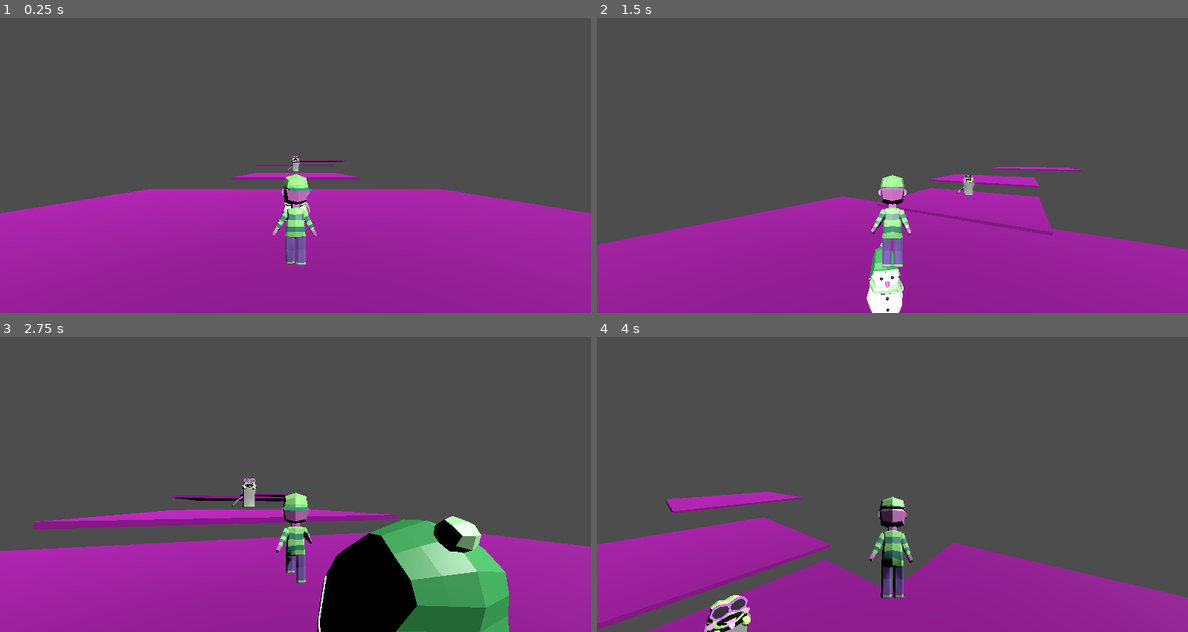
Above: before the commit, frames 1-4 (two rows, left to right).
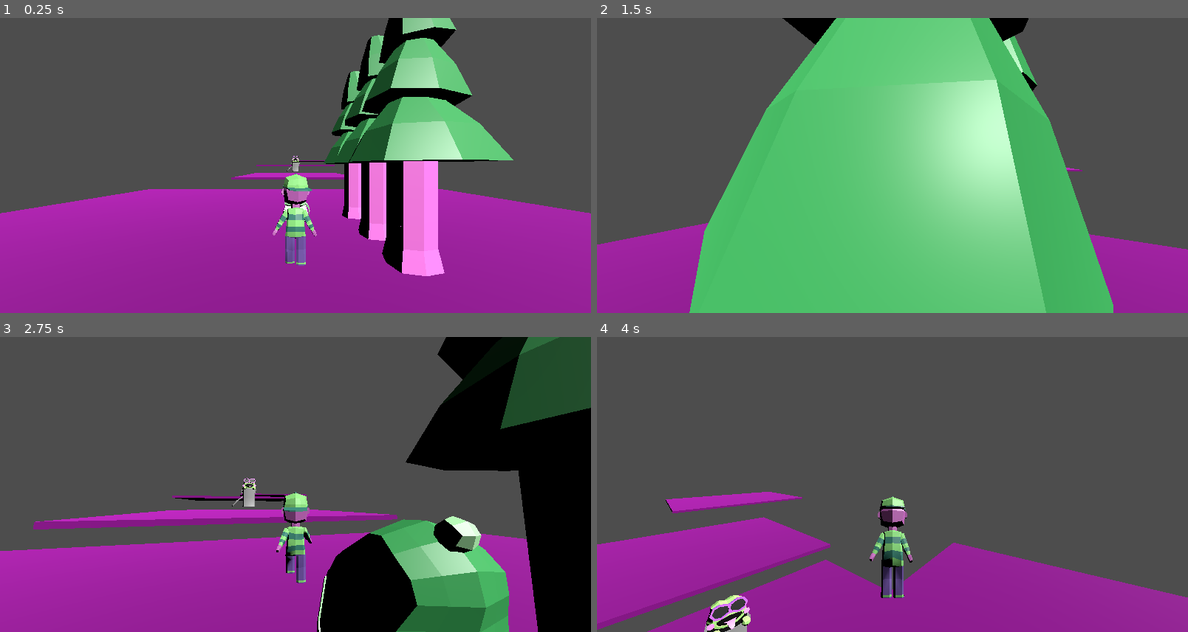
Above: after the commit, the same moments.

Repository: b4k4kozmo/KatsuBoy3D
Game: Godot game, scene res://Main.tscn
Same seed, same stepped clock (60 frames per second), same inputs: the game is played once before the commit and once after it.
Inputs (mouse positions are in pixels of both pictures, inside the frame that each line leads up to):
- Up to frame 1 (0.25 s): no input
- Up to frame 2 (1.5 s): tap Enter (attack) at 0.5, 1.35 s; move the mouse to (922, 165) at 0.52 s; hold W (move_forward) from 0.53 s (still down); right-click (922, 165) at 0.6 s; tap Space (jump) at 0.77 s; move the mouse to (862, 165) at 1.27 s
- Up to frame 3 (2.75 s): keep holding W (move_forward); tap Space (jump) at 1.52 s; move the mouse to (307, 478) at 2.02 s; tap E (interact) at 2.1 s
- Up to frame 4 (4 s): keep holding W (move_forward); move the mouse to (886, 490) at 2.77 s; tap Shift (run) at 2.85 s; tap Space (jump) at 3.02, 3.77 s; move the mouse to (933, 487) at 3.52 s; hold = (zoom_in) from 3.53 s (still down)

The runs differ from the first frame. In frame 1, 15% of the frame differs, in the area x 54-87%, y 0-88%; in frame 2, 54%, in the area x 15-88%, y 0-100%; in frame 3, 18%; in frame 4, nothing differs.

Commit message:
added features
added collidable trees that can be cun down with weapons and eventually only axe

Diff:
--- /dev/null
+++ b/Environment/StaticTree.gd
@@ -0,0 +1,29 @@
+extends StaticBody3D
+
+var health = 3
+var invincible: bool = false
+
+
+# Called when the node enters the scene tree for the first time.
+func _ready():
+	$Stump/CollisionShape3D.disabled = true
+	$CollisionShape3D.disabled = false
+
+
+# Called every frame. 'delta' is the elapsed time since the previous frame.
+func _process(_delta):
+	if health < 1:
+		$CollisionShape3D.disabled = true
+		$Stump/CollisionShape3D.disabled = false
+		$Tree.hide()
+
+
+func _on_axe_collider_area_entered(area):
+	if area.is_in_group("weapon") and not invincible:
+		health -= 1
+		invincible = true
+		$ChopCooldown.start()
+
+
+func _on_chop_cooldown_timeout():
+	invincible = false
--- /dev/null
+++ b/Environment/StaticTree.tscn
@@ -0,0 +1,52 @@
+[gd_scene load_steps=7 format=3 uid="uid://cm5lx7lkd4y7s"]
+
+[ext_resource type="PackedScene" uid="uid://de3hqub6cqvf7" path="res://Art/Tree.glb" id="1_jl0ue"]
+[ext_resource type="Script" path="res://Environment/StaticTree.gd" id="1_vm8r4"]
+[ext_resource type="PackedScene" uid="uid://bx6qwqbj4jtuy" path="res://Art/Stump.glb" id="2_q48n0"]
+
+[sub_resource type="CylinderShape3D" id="CylinderShape3D_0h6m4"]
+height = 13.5944
+radius = 1.4665
+
+[sub_resource type="CylinderShape3D" id="CylinderShape3D_dxk75"]
+radius = 1.22415
+
+[sub_resource type="CylinderShape3D" id="CylinderShape3D_xah38"]
+height = 5.51339
+radius = 1.5922
+
+[node name="StaticTree" type="StaticBody3D"]
+transform = Transform3D(2, 0, 0, 0, 2, 0, 0, 0, 2, 0, 0, 0)
+collision_layer = 8
+collision_mask = 0
+script = ExtResource("1_vm8r4")
+
+[node name="CollisionShape3D" type="CollisionShape3D" parent="."]
+transform = Transform3D(1, 0, 0, 0, 1, 0, 0, 0, 1, 0, 6.75576, 0)
+shape = SubResource("CylinderShape3D_0h6m4")
+
+[node name="Tree" parent="." instance=ExtResource("1_jl0ue")]
+
+[node name="Stump" type="StaticBody3D" parent="."]
+collision_layer = 8
+collision_mask = 0
+
+[node name="CollisionShape3D" type="CollisionShape3D" parent="Stump"]
+transform = Transform3D(1, 0, 0, 0, 1, 0, 0, 0, 1, 0, 1.0121, 0)
+shape = SubResource("CylinderShape3D_dxk75")
+
+[node name="Stump" parent="Stump" instance=ExtResource("2_q48n0")]
+
+[node name="AxeCollider" type="Area3D" parent="."]
+collision_layer = 0
+collision_mask = 16
+
+[node name="CollisionShape3D" type="CollisionShape3D" parent="AxeCollider"]
+transform = Transform3D(1, 0, 0, 0, 1, 0, 0, 0, 1, 0, 2.71046, 0)
+shape = SubResource("CylinderShape3D_xah38")
+
+[node name="ChopCooldown" type="Timer" parent="."]
+wait_time = 0.5
+
+[connection signal="area_entered" from="AxeCollider" to="." method="_on_axe_collider_area_entered"]
+[connection signal="timeout" from="ChopCooldown" to="." method="_on_chop_cooldown_timeout"]
--- a/Main.tscn
+++ b/Main.tscn
@@ -1,10 +1,11 @@
-[gd_scene load_steps=9 format=3 uid="uid://bm0xtp5kknpig"]
+[gd_scene load_steps=10 format=3 uid="uid://bm0xtp5kknpig"]
 
 [ext_resource type="PackedScene" uid="uid://d2r0vwmkgn62w" path="res://Player.tscn" id="1_cbqnw"]
 [ext_resource type="Script" path="res://Main.gd" id="1_iu3xl"]
 [ext_resource type="PackedScene" uid="uid://bf0t5wyx65krj" path="res://Pause.tscn" id="2_xpdkv"]
 [ext_resource type="PackedScene" uid="uid://bam1sqaulnsd" path="res://Frogness.tscn" id="3_t0cp6"]
 [ext_resource type="PackedScene" uid="uid://bkwj10icxt5ny" path="res://Snome.tscn" id="5_e8ds7"]
+[ext_resource type="PackedScene" uid="uid://cm5lx7lkd4y7s" path="res://Environment/StaticTree.tscn" id="6_0wx41"]
 
 [sub_resource type="BoxShape3D" id="BoxShape3D_frqal"]
 size = Vector3(120, 2, 120)
@@ -87,5 +88,14 @@
 [node name="Snome" parent="." instance=ExtResource("5_e8ds7")]
 transform = Transform3D(2, 0, 0, 0, 2, 0, 0, 0, 2, 0, 0, -14.1803)
 
+[node name="StaticTree" parent="." instance=ExtResource("6_0wx41")]
+transform = Transform3D(2, 0, 0, 0, 2, 0, 0, 0, 2, 11.3513, 0, 0)
+
+[node name="StaticTree2" parent="." instance=ExtResource("6_0wx41")]
+transform = Transform3D(2, 0, 0, 0, 2, 0, 0, 0, 2, 11.3513, 0, -7.86107)
+
+[node name="StaticTree3" parent="." instance=ExtResource("6_0wx41")]
+transform = Transform3D(2, 0, 0, 0, 2, 0, 0, 0, 2, 11.3513, 0, -17.7314)
+
 [connection signal="gameNotPaused" from="CanvasLayer" to="Player" method="_on_canvas_layer_game_not_paused"]
 [connection signal="gamePaused" from="CanvasLayer" to="Player" method="_on_canvas_layer_game_paused"]
Binary file added: Art/Stump.glb
Not shown, added: Art/Stump.glb.import
Binary file added: Art/Tree.glb
Not shown, added: Art/Tree.glb.import
Not shown, changed: .DS_Store
